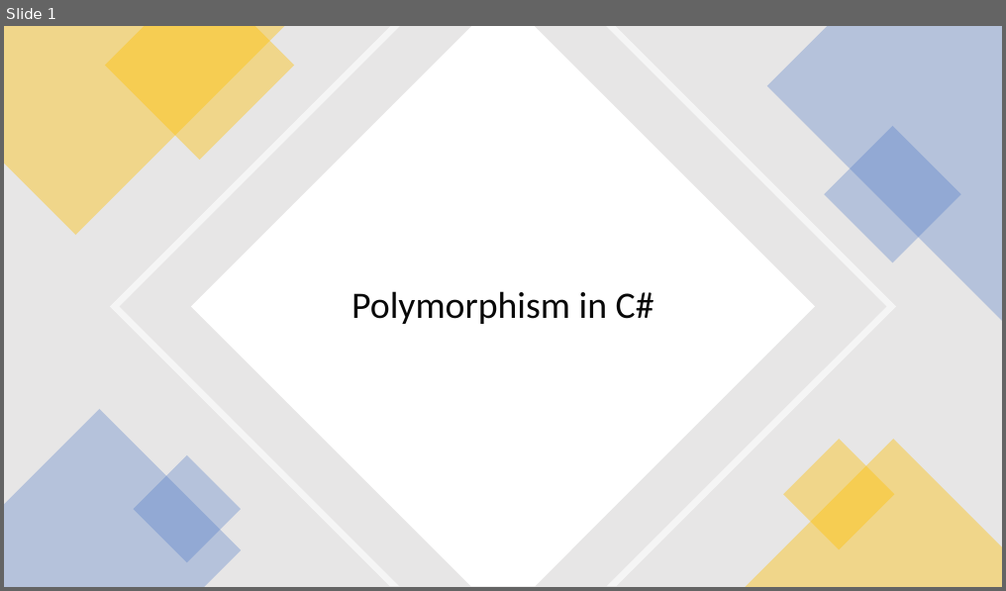
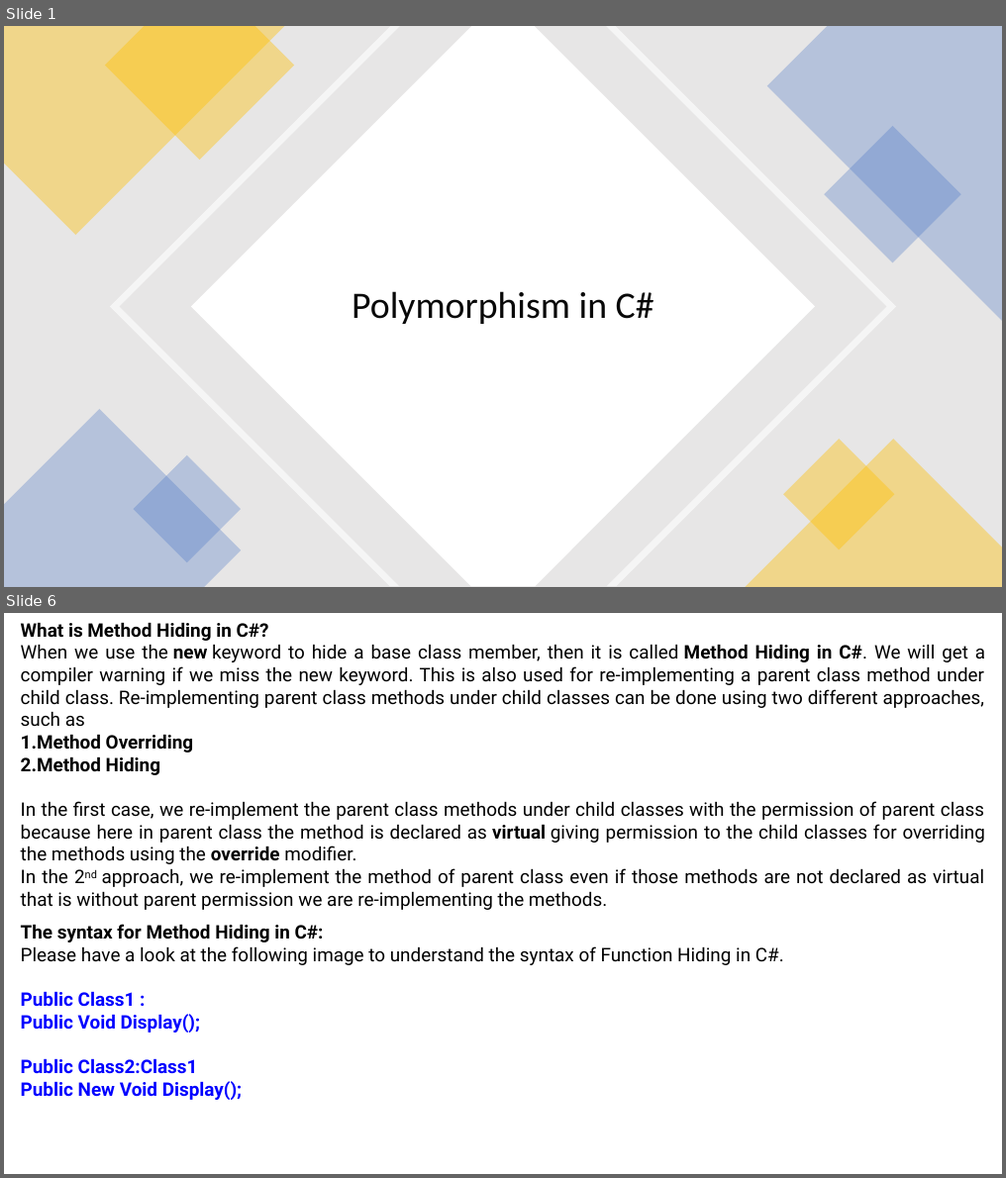
Before and after one commit to ratreraj/Csharpe-Dotnet-Sql-Docs, a slide deck: Polymorphism in C#.pptx. Shown one above the other, each under a label of ours: slide 1 before the commit, slides 1 and 6 after it; the slides between them are not shown. The pictures are 1006x591 and 1006x1178 pixels, drawn with LibreOffice and Linux fonts; fonts in the diff are those of the drawing. Boxes give left, top, right and bottom in pixels: in the first picture for what was removed or moved away, otherwise in the second. Text is boxed around its words. In the diff, an @@ line names an element or a change of style, - is before the commit and + after.

```diff
--- a/Polymorphism in C#.pptx
+++ b/Polymorphism in C#.pptx
@@ slide 6 added at (4,613,1002,1174), background #FFFFFF @@
@@ text added at (21,622,985,910), 18 pt, text #000000 @@
+What is Method Hiding in C#?
+When we use the new keyword to hide a base class member, then it is called Method Hiding in C#. We will get a compiler warning if we miss the new keyword. This is also used for re-implementing a parent class method under child class. Re-implementing parent class methods under child classes can be done using two different approaches, such as
+1. Method Overriding
+2. Method Hiding
+In the first case, we re-implement the parent class methods under child classes with the permission of parent class because here in parent class the method is declared as virtual giving permission to the child classes for overriding the methods using the override modifier.
+In the 2nd approach, we re-implement the method of parent class even if those methods are not declared as virtual that is without parent permission we are re-implementing the methods.
@@ text added at (21,924,784,1100), 18 pt, text #000000, bold @@
+The syntax for Method Hiding in C#:
+Please have a look at the following image to understand the syntax of Function Hiding in C#.
+Public Class1 :
+Public Void Display();
+Public Class2:Class1
+Public New Void Display();
```
Also in this commit, not shown: 2 slides changed, 2 other slides added, 1 other file.
